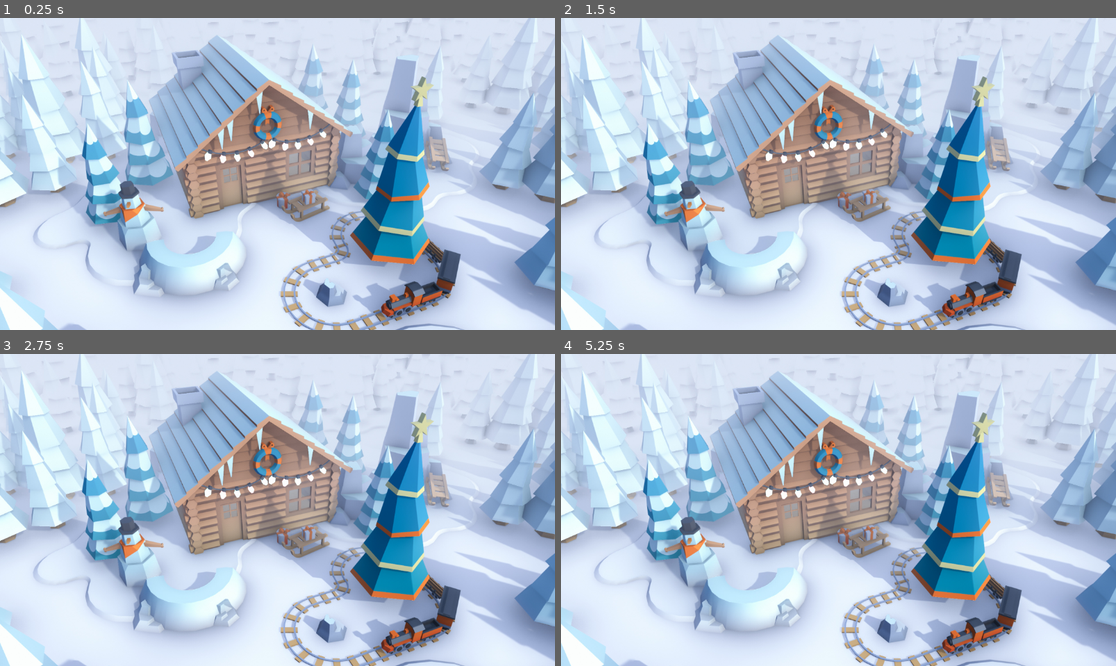
Above: before the commit, frames 1-4 (two rows, left to right).
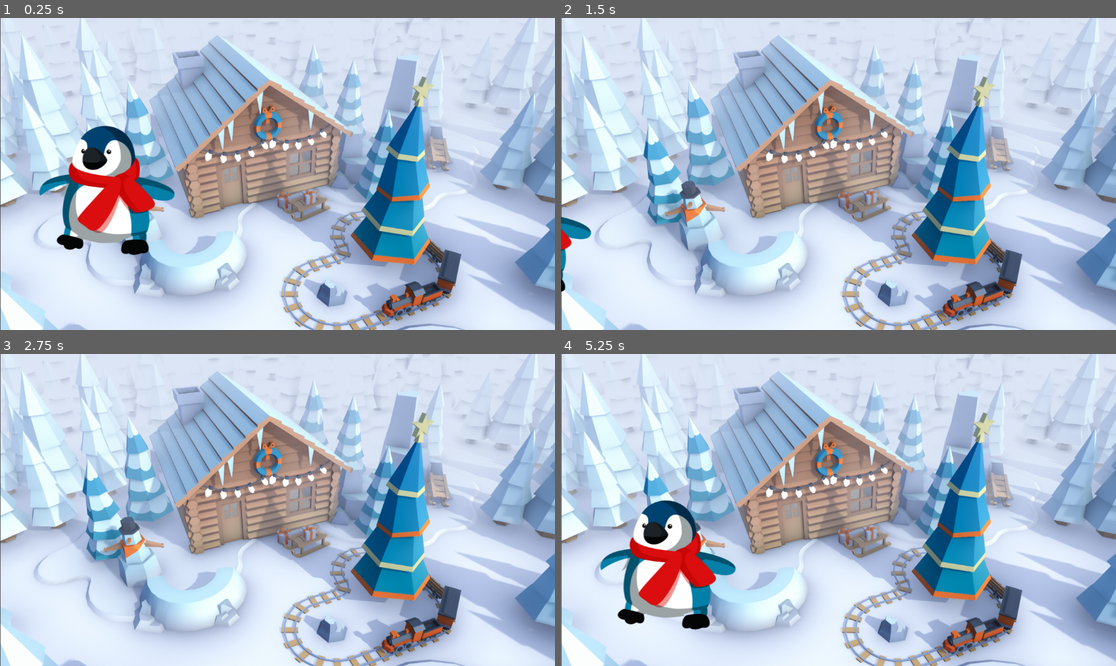
Above: after the commit, the same moments.

Repository: donntaee/Final-Exam-Performance-Task
Game: Godot game, scene res://world.tscn
Same seed, same stepped clock (60 frames per second), same inputs: the game is played once before the commit and once after it.
Inputs:
- Up to frame 1 (0.25 s): no input
- Up to frame 2 (1.5 s): tap Enter at 0.5 s; hold D (move_right) 0.53-1.28 s; hold S (move_down) from 1.28 s (still down)
- Up to frame 3 (2.75 s): release S (move_down) at 2.03 s; hold D (move_right) from 2.03 s (still down)
- Up to frame 4 (5.25 s): tap Space at 2.75 s; release D (move_right) at 2.78 s; hold W (move_up) 2.78-3.53 s; tap Enter at 3.5 s; hold A (move_left) 3.53-5.03 s; hold S (move_down) from 5.03 s (still down)

The runs differ from the first frame. In frame 1, 8.1% of the frame differs, in the area x 0-100%, y 0-100%; in frame 2, 3.3%; in frame 3, 2.9%; in frame 4, 8.2%.

Commit message:
Player Scene Complete

Diff:
--- a/Player.gd
+++ b/Player.gd
@@ -1,11 +1,20 @@
-extends Node
+extends Area2D
 
 @export var speed = 400
-# Called when the node enters the scene tree for the first time.
-func _ready():
-	pass # Replace with function body.
 
 
-# Called every frame. 'delta' is the elapsed time since the previous frame.
 func _process(delta):
-	pass
+	var velocity = Vector2.ZERO
+	if Input.is_action_pressed("move_left"):
+		velocity.x += 1
+	if Input.is_action_pressed("move_right"):
+		velocity.x -= 1
+	if Input.is_action_pressed("move_up"):
+		velocity.y -= 1
+	if Input.is_action_pressed("move_down"):
+		velocity.y += 1
+
+	if velocity.length() > 0:
+		velocity = velocity.normalized() * speed
+
+	position += velocity * delta
--- /dev/null
+++ b/enemy.tscn
@@ -0,0 +1,12 @@
+[gd_scene load_steps=2 format=3 uid="uid://bb4rojrglg3b5"]
+
+[ext_resource type="Texture2D" uid="uid://clwpo83yorvtm" path="res://assets/enemy.png" id="1_vqy8m"]
+
+[node name="Enemy" type="Area2D"]
+
+[node name="CollisionShape2D" type="CollisionShape2D" parent="."]
+
+[node name="Sprite2D" type="Sprite2D" parent="."]
+position = Vector2(917, 324)
+scale = Vector2(0.608143, 0.610865)
+texture = ExtResource("1_vqy8m")
--- a/player.tscn
+++ b/player.tscn
@@ -1,10 +1,18 @@
-[gd_scene load_steps=3 format=3 uid="uid://bls5ua8w0wuqc"]
+[gd_scene load_steps=4 format=3 uid="uid://bls5ua8w0wuqc"]
 
 [ext_resource type="Script" path="res://Player.gd" id="1_248c1"]
 [ext_resource type="Texture2D" uid="uid://vs551jdj25r0" path="res://assets/player.png" id="2_wd6pa"]
 
-[node name="Player" type="Node"]
+[sub_resource type="CircleShape2D" id="CircleShape2D_4cr6c"]
+radius = 153.052
+
+[node name="Player" type="Area2D"]
 script = ExtResource("1_248c1")
 
+[node name="CollisionShape2D" type="CollisionShape2D" parent="."]
+position = Vector2(0, 8)
+shape = SubResource("CircleShape2D_4cr6c")
+
 [node name="Sprite2D" type="Sprite2D" parent="."]
+position = Vector2(0, 1)
 texture = ExtResource("2_wd6pa")
--- a/world.tscn
+++ b/world.tscn
@@ -1,10 +1,17 @@
-[gd_scene load_steps=2 format=3 uid="uid://duemjd0qhekrw"]
+[gd_scene load_steps=3 format=3 uid="uid://duemjd0qhekrw"]
 
 [ext_resource type="Texture2D" uid="uid://bwmny50vdxvr1" path="res://assets/wallpaperCabin.jpg" id="1_85gfb"]
+[ext_resource type="PackedScene" uid="uid://bls5ua8w0wuqc" path="res://player.tscn" id="2_n2tum"]
 
 [node name="World" type="Node2D"]
+position = Vector2(-10, 4)
 
 [node name="Sprite2D" type="Sprite2D" parent="."]
+position = Vector2(11, -4)
 scale = Vector2(0.61, 0.61)
 texture = ExtResource("1_85gfb")
 centered = false
+
+[node name="Player" parent="." instance=ExtResource("2_n2tum")]
+position = Vector2(232, 353)
+speed = 400
